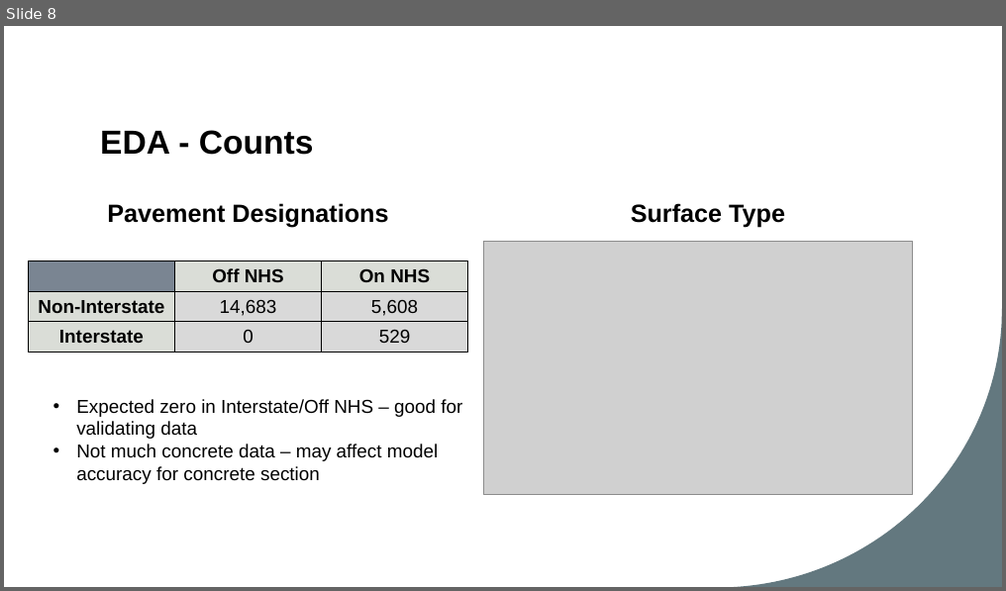
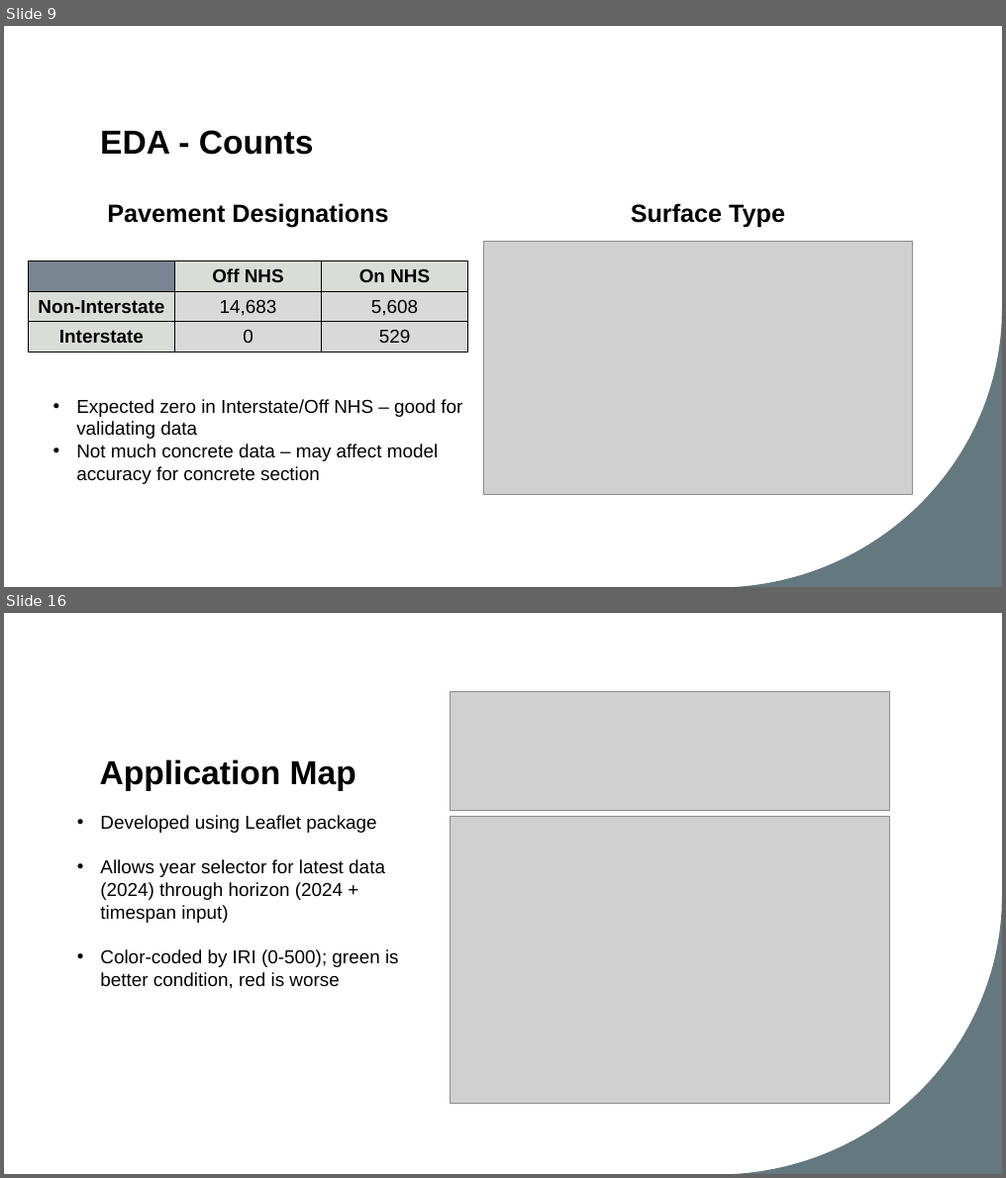
Before and after one commit to ConnorBruce/UMBC-DATA606-Capstone, a slide deck: docs/DS_Capstone_Final_Presentation_Connor_Bruce.pptx. Shown one above the other, each under a label of ours: slide 8 before the commit, slides 9 and 16 after it; the slides between them are not shown. The pictures are 1006x591 and 1006x1178 pixels, drawn with LibreOffice and Linux fonts; fonts in the diff are those of the drawing; grey boxes stand for pictures. Boxes give left, top, right and bottom in pixels: in the first picture for what was removed or moved away, otherwise in the second. Text is boxed around its words. In the diff, an @@ line names an element or a change of style, - is before the commit and + after.

```diff
--- a/docs/DS_Capstone_Final_Presentation_Connor_Bruce.pptx
+++ b/docs/DS_Capstone_Final_Presentation_Connor_Bruce.pptx
@@ slide 16 added at (4, 613, 1002, 1174), background #FFFFFF; not listed: 1 template element that a slide beside it also shows @@
@@ picture added at (450, 692, 890, 811) @@
@@ title added at (100, 760, 356, 791), 32 pt, text #000000, bold @@
+Application Map
@@ text added at (100, 815, 399, 989), 18 pt, text #000000 @@
+• Developed using Leaflet package
+• Allows year selector for latest data (2024) through horizon (2024 + timespan input)
+• Color-coded by IRI (0-500); green is better condition, red is worse
@@ picture added at (450, 816, 890, 1103) @@
@@ what was slide 8 is now slide 9 @@
```
Also in this commit, not shown: 2 slides changed, 11 other slides added, 5 other files.
